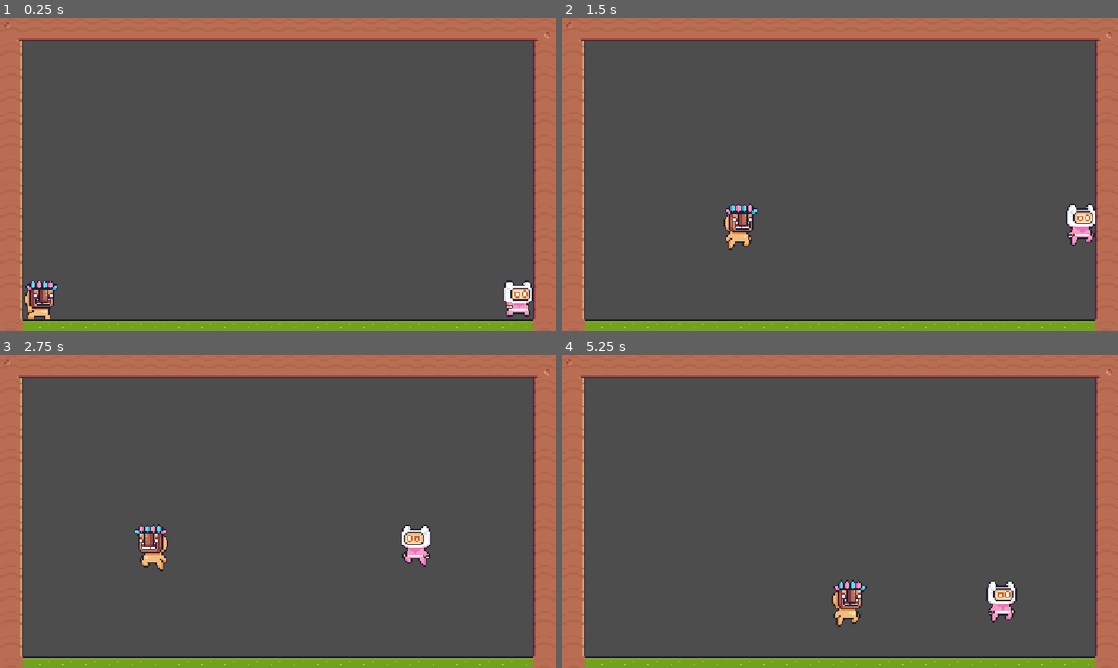
Above: before the commit, frames 1-4 (two rows, left to right).
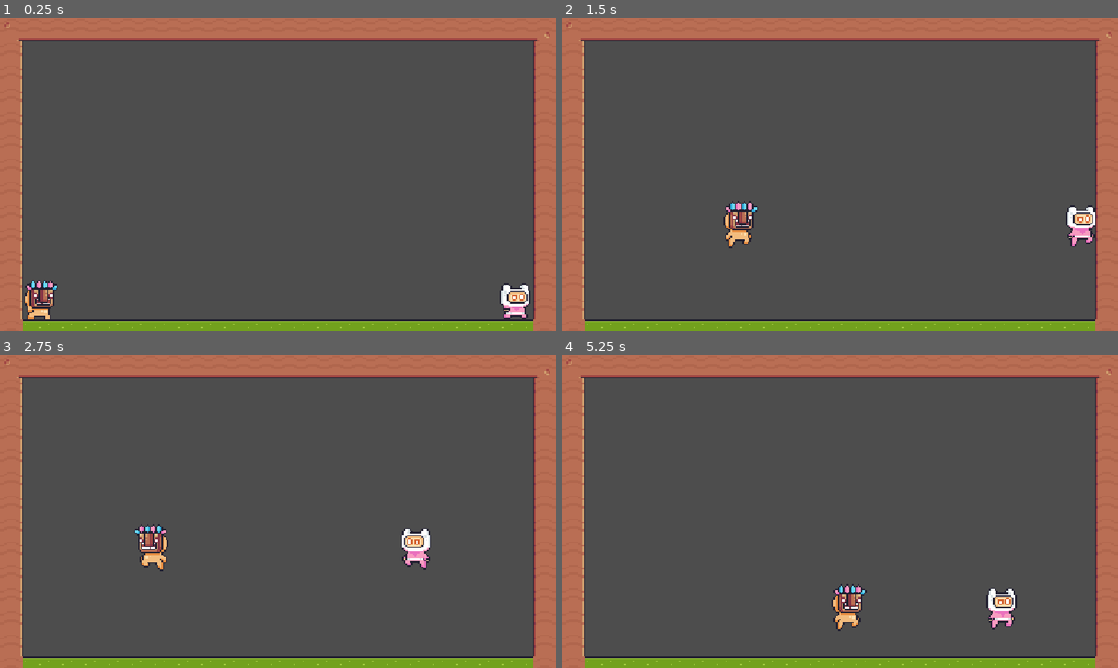
Above: after the commit, the same moments.

Repository: DinomonmonS/War-For-The-World-Tree
Game: Godot game, scene res://Grass.tscn
Two runs of this game, one before a commit and one after it. Both use one fixed random seed, a clock stepped at 60 frames per second and the inputs below.
Inputs:
- Up to frame 1 (0.25 s): no input
- Up to frame 2 (1.5 s): tap Enter at 0.5 s; hold D (Right, bound only before the commit) from 0.53 s (still down); tap W (Jump, bound only before the commit) at 0.6, 0.77, 1.07, 1.35 s
- Up to frame 3 (2.75 s): tap W (Jump, bound only before the commit) at 1.52, 1.82, 2.1 s; release D (Right, bound only before the commit) at 2.03 s; hold A (Left, bound only before the commit) from 2.03 s (still down)
- Up to frame 4 (5.25 s): release A (Left, bound only before the commit) at 2.78 s; hold D (Right, bound only before the commit) 2.78-4.28 s; tap W (Jump, bound only before the commit) at 2.85, 3.02, 3.32, 3.6, 3.77, 4.07, 4.35, 4.52, 4.82, 5.1 s; hold A (Left, bound only before the commit) 4.28-5.03 s; hold D (Right, bound only before the commit) from 5.03 s (still down)

The runs differ from the first frame. In frame 1, 0.5% of the frame differs, in the area x 89-96%, y 83-97%; in frame 2, 0.6%; in frame 3, 0.5%; in frame 4, 1.1%, in the area x 48-82%, y 71-89%.

Commit message:
attempting to make 2 player work

Diff:
--- a/Characters/Pink Man.tscn
+++ b/Characters/Pink Man.tscn
@@ -362,7 +362,7 @@
 }]
 
 [sub_resource type="RectangleShape2D" id="RectangleShape2D_ggcr4"]
-size = Vector2(20, 25)
+size = Vector2(20, 23)
 
 [node name="Node2D" type="Node2D" unique_id=1716544868]
 
@@ -373,9 +373,8 @@
 [node name="AnimatedSprite2D" type="AnimatedSprite2D" parent="CharacterBody2D" unique_id=4820718]
 texture_filter = 1
 sprite_frames = SubResource("SpriteFrames_tmubu")
-animation = &"Idle"
-frame_progress = 0.42835745
+animation = &"Fall"
 
 [node name="CollisionShape2D" type="CollisionShape2D" parent="CharacterBody2D" unique_id=272110427]
-position = Vector2(0, 2.5)
+position = Vector2(0, 1.3333333)
 shape = SubResource("RectangleShape2D_ggcr4")
--- a/Characters/movement.gd
+++ b/Characters/movement.gd
@@ -1,10 +1,16 @@
 extends CharacterBody2D
+const SPEED = 300.0
+const JUMP_VELOCITY = -600.0
+@onready var sprite_2d: AnimatedSprite2D = $AnimatedSprite2D
+var array = [Input.get_connected_joypads()]
 
 
-const SPEED = 300.0
-const JUMP_VELOCITY = -600.0
-
-@onready var sprite_2d: AnimatedSprite2D = $AnimatedSprite2D
+func PlayerId():
+	var a = 1
+	if (array[0] == 0):
+		var b = 1
+	elif (array[1] == 1):
+		var b = 2
 
 
 func _physics_process(delta: float) -> void:
@@ -18,13 +24,10 @@
 		velocity += get_gravity() * delta
 		sprite_2d.animation = "Jump"
 
-	# Handle jump.
-	if Input.is_action_just_pressed("Jump") and is_on_floor():
-		velocity.y = JUMP_VELOCITY
 
 	# Get the input direction and handle the movement/deceleration.
 	# As good practice, you should replace UI actions with custom gameplay actions.
-	var direction := Input.get_axis("Left", "Right")
+	var direction := Input.get_axis("Left P1", "Right P1")
 	if direction:
 		velocity.x = direction * SPEED
 	else:
@@ -34,3 +37,9 @@
 
 	var isleft =  velocity.x < 0
 	sprite_2d.flip_h = isleft
+
+	if Input.is_action_just_pressed("Jump P1") and is_on_floor():
+		velocity.y = JUMP_VELOCITY
+
+	if Input.is_action_just_pressed("Jump P2") and is_on_floor():
+			velocity.y = JUMP_VELOCITY
--- a/Grass.tscn
+++ b/Grass.tscn
@@ -241,4 +241,4 @@
 
 [node name="Node2D2" parent="." unique_id=631068059 instance=ExtResource("3_po8e2")]
 texture_filter = 1
-position = Vector2(1072, 579)
+position = Vector2(1066, 582)
--- a/project.godot
+++ b/project.godot
@@ -22,25 +22,103 @@
 
 [input]
 
-Left={
+"Left P1"={
 "deadzone": 0.2,
 "events": [Object(InputEventKey,"resource_local_to_scene":false,"resource_name":"","device":-1,"window_id":0,"alt_press …(191 unchanged characters)…
-, Object(InputEventJoypadMotion,"resource_local_to_scene":false,"resource_name":"","device":-1,"axis":0,"axis_value":-1.0,"script":null)
-, Object(InputEventJoypadButton,"resource_local_to_scene":false,"resource_name":"","device":-1,"button_index":13,"pressure":0.0,"pressed":true,"script":null)
+, Object(InputEventJoypadMotion,"resource_local_to_scene":false,"resource_name":"","device":0,"axis":0,"axis_value":-1.0,"script":null)
+, Object(InputEventJoypadButton,"resource_local_to_scene":false,"resource_name":"","device":0,"button_index":13,"pressure":0.0,"pressed":true,"script":null)
 ]
 }
-Right={
+"Right P1"={
 "deadzone": 0.2,
-"events": [Object(InputEventJoypadMotion,"resource_local_to_scene":false,"resource_name":"","device":-1,"axis":0,"axis_value":1.0,"script":null)
+"events": [Object(InputEventJoypadMotion,"resource_local_to_scene":false,"resource_name":"","device":0,"axis":0,"axis_value":1.0,"script":null)
 , Object(InputEventKey,"resource_local_to_scene":false,"resource_name":"","device":-1,"window_id":0,"alt_pressed":false …(183 unchanged characters)…
-, Object(InputEventJoypadButton,"resource_local_to_scene":false,"resource_name":"","device":-1,"button_index":14,"pressure":0.0,"pressed":true,"script":null)
+, Object(InputEventJoypadButton,"resource_local_to_scene":false,"resource_name":"","device":0,"button_index":14,"pressure":0.0,"pressed":true,"script":null)
 ]
 }
-Jump={
+"Jump P1"={
 "deadzone": 0.2,
 "events": [Object(InputEventKey,"resource_local_to_scene":false,"resource_name":"","device":-1,"window_id":0,"alt_press …(192 unchanged characters)…
-, Object(InputEventJoypadButton,"resource_local_to_scene":false,"resource_name":"","device":-1,"button_index":11,"pressure":0.0,"pressed":true,"script":null)
-, Object(InputEventJoypadMotion,"resource_local_to_scene":false,"resource_name":"","device":-1,"axis":1,"axis_value":-1.0,"script":null)
+, Object(InputEventJoypadButton,"resource_local_to_scene":false,"resource_name":"","device":0,"button_index":11,"pressure":0.0,"pressed":true,"script":null)
+, Object(InputEventJoypadMotion,"resource_local_to_scene":false,"resource_name":"","device":0,"axis":0,"axis_value":1.0,"script":null)
+]
+}
+"Light P1"={
+"deadzone": 0.2,
+"events": [Object(InputEventJoypadButton,"resource_local_to_scene":false,"resource_name":"","device":0,"button_index":2,"pressure":0.0,"pressed":true,"script":null)
+]
+}
+"Medium P1"={
+"deadzone": 0.2,
+"events": [Object(InputEventJoypadButton,"resource_local_to_scene":false,"resource_name":"","device":0,"button_index":3,"pressure":0.0,"pressed":true,"script":null)
+]
+}
+"Heavy P1"={
+"deadzone": 0.2,
+"events": [Object(InputEventJoypadButton,"resource_local_to_scene":false,"resource_name":"","device":0,"button_index":1,"pressure":0.0,"pressed":true,"script":null)
+]
+}
+"Kick P1"={
+"deadzone": 0.2,
+"events": [Object(InputEventJoypadButton,"resource_local_to_scene":false,"resource_name":"","device":0,"button_index":0,"pressure":0.0,"pressed":true,"script":null)
+]
+}
+"Dash P1"={
+"deadzone": 0.2,
+"events": [Object(InputEventJoypadButton,"resource_local_to_scene":false,"resource_name":"","device":0,"button_index":9,"pressure":0.0,"pressed":true,"script":null)
+]
+}
+"Guard P1"={
+"deadzone": 0.2,
+"events": [Object(InputEventJoypadButton,"resource_local_to_scene":false,"resource_name":"","device":0,"button_index":10,"pressure":0.0,"pressed":true,"script":null)
+]
+}
+"Left P2"={
+"deadzone": 0.2,
+"events": [Object(InputEventJoypadMotion,"resource_local_to_scene":false,"resource_name":"","device":1,"axis":0,"axis_value":-1.0,"script":null)
+, Object(InputEventJoypadButton,"resource_local_to_scene":false,"resource_name":"","device":1,"button_index":13,"pressure":0.0,"pressed":true,"script":null)
+]
+}
+"Right P2"={
+"deadzone": 0.2,
+"events": [Object(InputEventJoypadMotion,"resource_local_to_scene":false,"resource_name":"","device":1,"axis":0,"axis_value":1.0,"script":null)
+, Object(InputEventJoypadButton,"resource_local_to_scene":false,"resource_name":"","device":1,"button_index":14,"pressure":0.0,"pressed":true,"script":null)
+]
+}
+"Jump P2"={
+"deadzone": 0.2,
+"events": [Object(InputEventJoypadMotion,"resource_local_to_scene":false,"resource_name":"","device":1,"axis":1,"axis_value":-1.0,"script":null)
+, Object(InputEventJoypadButton,"resource_local_to_scene":false,"resource_name":"","device":1,"button_index":11,"pressure":0.0,"pressed":true,"script":null)
+]
+}
+"Light P2"={
+"deadzone": 0.2,
+"events": [Object(InputEventJoypadButton,"resource_local_to_scene":false,"resource_name":"","device":1,"button_index":2,"pressure":0.0,"pressed":true,"script":null)
+]
+}
+"Medium P2"={
+"deadzone": 0.2,
+"events": [Object(InputEventJoypadButton,"resource_local_to_scene":false,"resource_name":"","device":1,"button_index":3,"pressure":0.0,"pressed":true,"script":null)
+]
+}
+"Heavy P2"={
+"deadzone": 0.2,
+"events": [Object(InputEventJoypadButton,"resource_local_to_scene":false,"resource_name":"","device":1,"button_index":1,"pressure":0.0,"pressed":true,"script":null)
+]
+}
+"Kick P2"={
+"deadzone": 0.2,
+"events": [Object(InputEventJoypadButton,"resource_local_to_scene":false,"resource_name":"","device":1,"button_index":0,"pressure":0.0,"pressed":true,"script":null)
+]
+}
+"Dash P2"={
+"deadzone": 0.2,
+"events": [Object(InputEventJoypadButton,"resource_local_to_scene":false,"resource_name":"","device":1,"button_index":9,"pressure":0.0,"pressed":true,"script":null)
+]
+}
+"Guard P2"={
+"deadzone": 0.2,
+"events": [Object(InputEventJoypadButton,"resource_local_to_scene":false,"resource_name":"","device":1,"button_index":10,"pressure":0.0,"pressed":true,"script":null)
 ]
 }
 
@@ -50,5 +128,6 @@
 
 [rendering]
 
+textures/canvas_textures/default_texture_filter=0
 rendering_device/driver.windows="d3d12"
 renderer/rendering_method="mobile"
